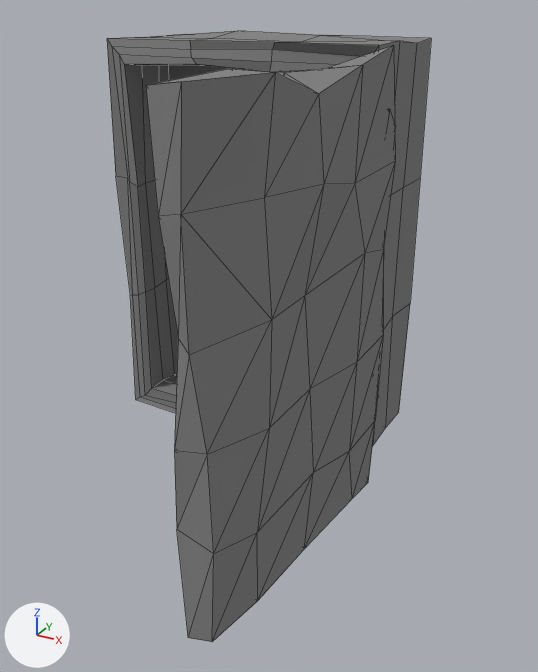
What one commit did to the FBX model Assets/FBX/fusebox.fbx.
The view is the same before and after, from a 50 mm camera at (2.65, -4.79, 1.75) aimed at (0.5, -0.87, -0.2). Every picture has the same lights, and +X, +Y and +Z are marked at lower left. The first picture is the older version. Mesh edges are drawn as thin lines.

Names of what the first picture shows: 'FuseBox', 'FuseDoor'.
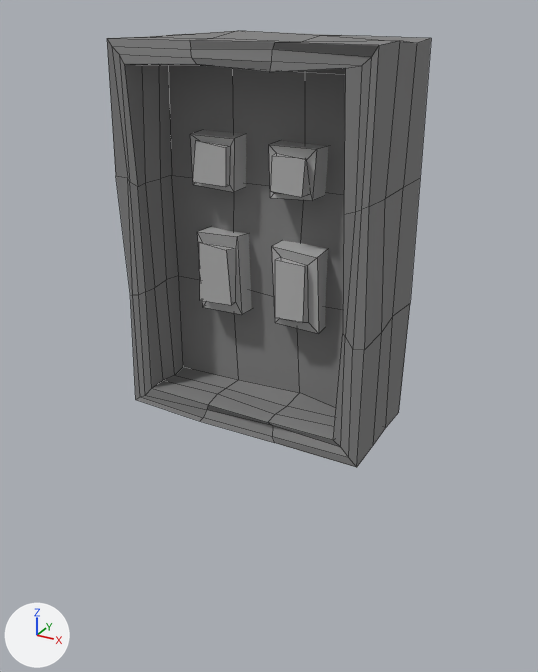
The change in detail:
Object 'FuseDoor' (ob_fusedoor) is deleted.

Boxes (x1, y1, x2, y2) around the edits, measured in the pictures (538 x 672 px):
'FuseDoor', deleted: before (146, 45, 396, 642)
'FuseBox', unchanged, uncovered by the edit: before (107, 31, 431, 446); after (107, 31, 431, 467)
